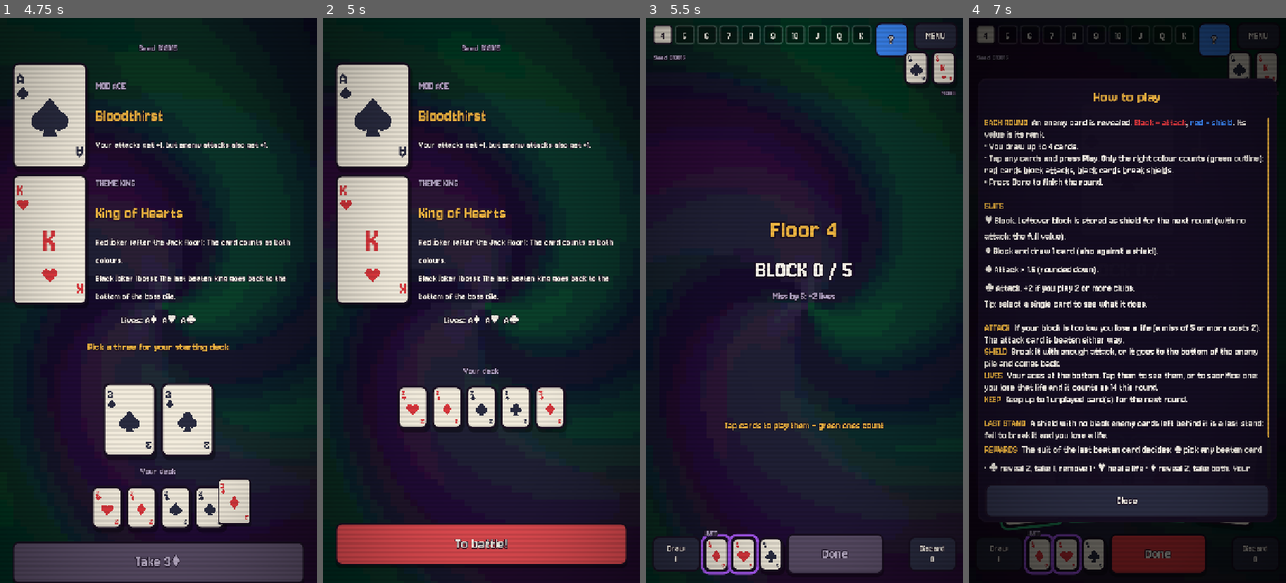
Above: before the commit, frames 1-4 (left to right).
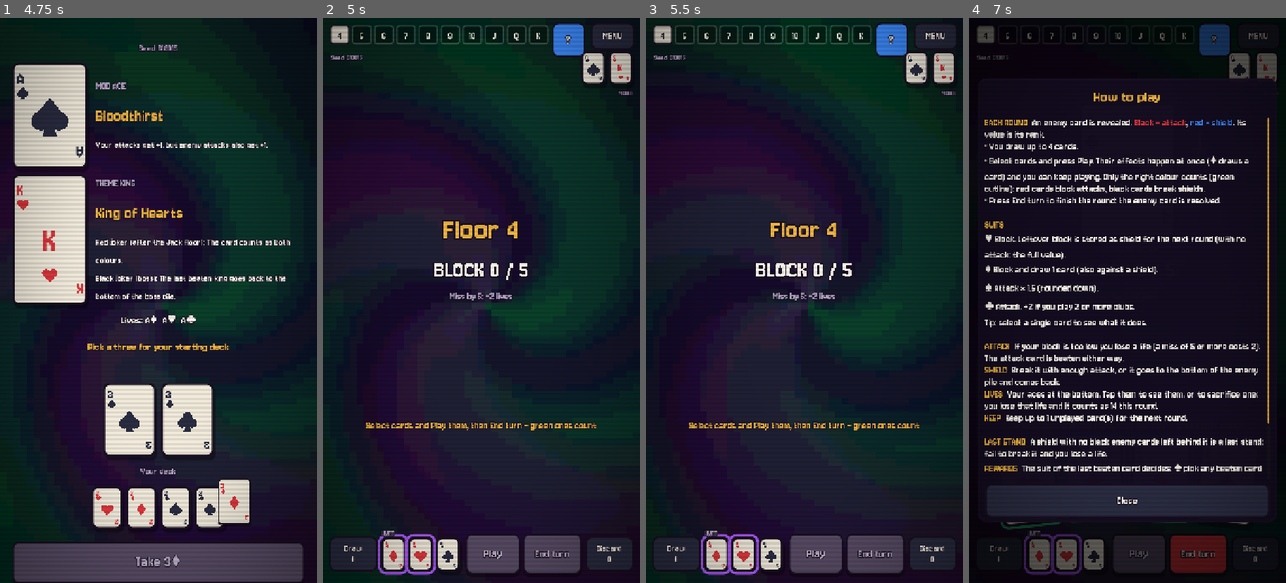
Above: after the commit, the same moments.

Repository: Tegeltorn/RogueCards
Game: Godot game, scene res://ui/main.tscn
Same seed, same stepped clock (60 frames per second), same inputs: the game is played once before the commit and once after it.
Inputs (mouse positions are in pixels of both pictures, inside the frame that each line leads up to):
- Up to frame 1 (4.75 s): click (129, 379) at 0.52 s; type "12" at 0.6 s; click "New run" at 1.25 s; move the mouse to (50, 114) at 2.02 s; click (50, 114) at 2.17 s; move the mouse to (50, 238) at 2.77 s; click (50, 238) at 2.92 s; move the mouse to (101, 419) at 3.52 s; click (101, 419) at 3.67 s; click "Take 3♦" at 4.25 s
- Up to frame 2 (5 s): no input
- Up to frame 3 (5.5 s): click (804, 543) at 5 s, where only the run before the commit has a clickable "To battle!"
- Up to frame 4 (7 s): click "MENU" at 5.75 s; click "How to play" at 6.5 s

Frame 1 is identical in both runs. In frame 2, 25% of the frame differs, in the area x 2-98%, y 1-99%; in frame 3, 1.3%; in frame 4, 15%.

Commit message:
Separate Play and End turn; start the fight right after the start pick
- Fight bar: Play puts the selected cards on the table (effects such as ♦
  draws happen at once, the round goes on); End turn resolves the round
- Confirming the start pick (or Rich's two threes) starts the fight at once
- Rules text and hints updated
- UI smoke test now drives the start pick, Play and End turn buttons

Co-Authored-By: Claude Opus 5.5 <noreply@anthropic.com>
Claude-Session: https://claude.ai/code/session_01HcWJPxpTYmCkdKscnsi4GK

Diff:
--- a/tests/ui_smoke.gd
+++ b/tests/ui_smoke.gd
@@ -40,6 +40,8 @@
 			await _shot(main, main.screen_name + "_" + main.engine.state.phase_name())
 			if r == 0 and main.screen_name == "reward":
 				await _reward_via_ui(main)
+			elif r == 0 and main.screen_name == "combat" and main.engine.state.phase == main.Phase.PLAY:
+				_fight_via_ui(main)
 			else:
 				main.act(func(): bot.step(main.engine))
 			await _wait(main)
@@ -83,11 +85,16 @@
 
 ## Opens the in-fight overlays and the one-card tooltip once (catches script errors, takes shots).
 func _overlays(main) -> void:
-	main.act(func(): main.engine.ack_reveal() if main.engine.state.phase == main.Phase.REVEAL else null)
-	await _wait(main)
+	# Start pick through the reveal screen: select the three(s), confirm; the fight must start at once.
 	if main.engine.state.phase == main.Phase.SETUP_PICK:
-		main.act(func(): main.engine.setup_pick(main.engine.state.setup_options[0].id))
+		var scr0 = main.screen
+		for i in main.engine.state.setup_picks:
+			scr0._on_pick(main.engine.state.setup_options[i].id)
+		await scr0._on_start()
 		await _wait(main)
+		if main.engine.state.phase != main.Phase.PLAY:
+			push_error("fight did not start after the start pick: " + main.engine.state.phase_name())
+	else:
 		main.act(func(): main.engine.ack_reveal())
 		await _wait(main)
 	var Help = load("res://ui/screens/help.gd")
@@ -121,3 +128,18 @@
 		main.act(func(): Bot.new().step(main.engine))
 		return
 	await scr._on_confirm()
+
+
+## Uses the fight buttons like a player: select the useful cards, Play, then End turn.
+func _fight_via_ui(main) -> void:
+	var scr = main.screen
+	var e = main.engine
+	var ids: Array = e.playable_cards().map(func(c): return c.id)
+	if not ids.is_empty():
+		scr._selected = ids
+		scr._update_controls()
+		if scr._play_btn.disabled:
+			push_error("Play disabled with cards selected")
+		scr._on_play()
+		return  # next loop step: End turn (or play newly drawn cards)
+	scr._on_main()
--- a/ui/screens/combat.gd
+++ b/ui/screens/combat.gd
@@ -79,6 +79,7 @@
 var _selected: Array = []
 var _retain_sel: Array = []
 var _main_btn: Button
+var _play_btn: Button
 var _help_btn: Button
 var _tooltip: PanelContainer
 var _tooltip_label: Label
@@ -201,8 +202,12 @@
 	_disc_btn.custom_minimum_size = Vector2(110, 80)
 	_disc_btn.pressed.connect(func(): _show_pile("Discard pile", _e.state.discard))
 	add_child(_disc_btn)
-	_main_btn = Style.button("Done", Style.RED, 34)
-	_main_btn.custom_minimum_size = Vector2(220, 92)
+	_play_btn = Style.button("Play", Style.GREEN, 30)
+	_play_btn.custom_minimum_size = Vector2(124, 92)
+	_play_btn.pressed.connect(_on_play)
+	add_child(_play_btn)
+	_main_btn = Style.button("End turn", Style.RED, 26)
+	_main_btn.custom_minimum_size = Vector2(134, 92)
 	_main_btn.pressed.connect(_on_main)
 	add_child(_main_btn)
 
@@ -267,8 +272,11 @@
 	_lives_caption.size = Vector2(180, 22)
 	_draw_btn.position = Vector2(14, by)
 	_disc_btn.position = Vector2(W - 124, by)
-	_main_btn.position = Vector2(W / 2 - 40, by - 6)
-	_main_btn.size = Vector2(220, 92)
+	# Bottom bar: Draw | lives | Play | End turn | Discard
+	_play_btn.position = Vector2(W - 124 - 8 - 134 - 6 - 124, by - 6)
+	_play_btn.size = Vector2(124, 92)
+	_main_btn.position = Vector2(W - 124 - 8 - 134, by - 6)
+	_main_btn.size = Vector2(134, 92)
 	var hy := by - HAND_CARD.y - 40
 	_hand_layer.position = Vector2(0, hy)
 	_hand_layer.size = Vector2(W, HAND_CARD.y)
@@ -492,12 +500,16 @@
 			cv.highlight = Color(0, 0, 0, 0)
 	_main_btn.disabled = main.is_busy()
 	if playing:
-		_main_btn.text = "Play" if not _selected.is_empty() else "Done"
-		_hint_label.text = "Tap cards to play them – green ones count" if _selected.is_empty() else ""
+		_main_btn.text = "End turn"
+		_play_btn.visible = true
+		_play_btn.disabled = main.is_busy() or _selected.is_empty()
+		_hint_label.text = "Select cards and Play them, then End turn – green ones count" if _selected.is_empty() else ""
 	elif retaining:
 		_main_btn.text = "Continue"
+		_play_btn.visible = false
 		_hint_label.text = "Tap to keep %d card for next round" % _e.retain_limit()
 	else:
+		_play_btn.visible = false
 		_hint_label.text = ""
 	_draw_btn.text = "Draw\n%d" % s.draw_pile.size()
 	_disc_btn.text = "Discard\n%d" % s.discard.size()
@@ -646,6 +658,16 @@
 	_update_controls()
 
 
+## Play: put the selected cards on the table. Their effects happen now (♦ draws), the round goes on.
+func _on_play() -> void:
+	if main.is_busy() or _e.state.phase != Phase.PLAY or _selected.is_empty():
+		return
+	var sel := _selected.duplicate()
+	_selected.clear()
+	main.act(func(): _e.play_cards(sel))
+
+
+## End turn: plays anything still selected, then resolves the round (or confirms the kept card).
 func _on_main() -> void:
 	if main.is_busy():
 		return
@@ -654,17 +676,9 @@
 		var sel := _selected.duplicate()
 		_selected.clear()
 		main.act(func():
-			if sel.is_empty():
-				_e.resolve()
-				return
-			var before: Array = s.hand.map(func(c): return c.id)
-			_e.play_cards(sel)
-			var fresh := false
-			for c in s.hand:
-				if not before.has(c.id):
-					fresh = true
-			if not fresh:
-				_e.resolve())
+			if not sel.is_empty():
+				_e.play_cards(sel)
+			_e.resolve())
 	elif s.phase == Phase.RETAIN:
 		var keep := _retain_sel.duplicate()
 		_retain_sel.clear()
--- a/ui/screens/help.gd
+++ b/ui/screens/help.gd
@@ -72,8 +72,8 @@
 	var H := "[color=#f4b942]%s[/color]"
 	var txt := """%s  An enemy card is revealed. [color=#e0383e]Black = attack[/color], [color=#3d8bfd]red = shield[/color]. Its value is its rank.
 • You draw up to %d cards.
-• Tap any cards and press Play. Only the right colour counts (green outline): red cards block attacks, black cards break shields.
-• Press Done to finish the round.
+• Select cards and press Play. Their effects happen at once (♦ draws a card) and you can keep playing. Only the right colour counts (green outline): red cards block attacks, black cards break shields.
+• Press End turn to finish the round: the enemy card is resolved.
 
 %s
 ♥ Block. Leftover block is stored as shield for the next round (with no attack: the full value).
--- a/ui/screens/reveal.gd
+++ b/ui/screens/reveal.gd
@@ -157,9 +157,12 @@
 					main.fly_card(s.find_in(s.setup_options, ids[i]), cv.get_global_rect(), target + Vector2(i * 78, 0), Vector2(70, 98))
 		_start.disabled = true
 		await get_tree().create_timer(0.5).timeout
+		# The fight starts right after the pick.
 		main.act(func():
 			for id in ids:
-				main.engine.setup_pick(id))
+				main.engine.setup_pick(id)
+			if main.engine.state.phase == Phase.REVEAL:
+				main.engine.ack_reveal())
 		return
 	main.sfx.play("play")
 	main.act(func(): main.engine.ack_reveal())
